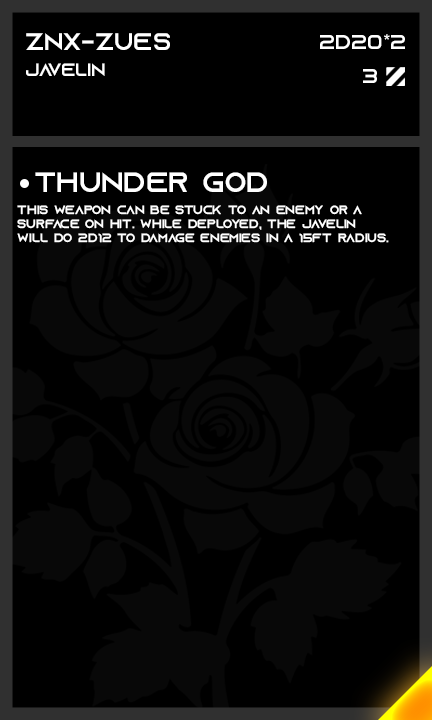
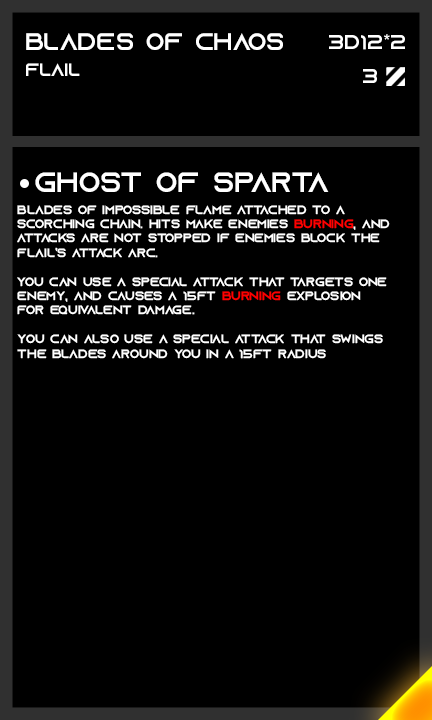
Before/after of a 432 × 720 layered artwork. What changed in the layer stack:
renamed "2d20*2" to "3d12*2", painted on it over left=320, top=35, right=382, bottom=50
renamed "javelin" to "flail", painted on it over left=26, top=63, right=105, bottom=76
renamed "znx-zues" to "blades of chaos", painted on it over left=26, top=33, right=283, bottom=50
renamed "this weapon can be stuck to an enemy or a surface on hit. whil" to "blades of impossible flame attached to a scorching chain. hits", painted on it over left=17, top=205, right=390, bottom=359
renamed "thunder god" to "ghost of sparta", painted on it over left=35, top=172, right=329, bottom=192
hid "Memento" over left=12, top=164, right=420, bottom=708
